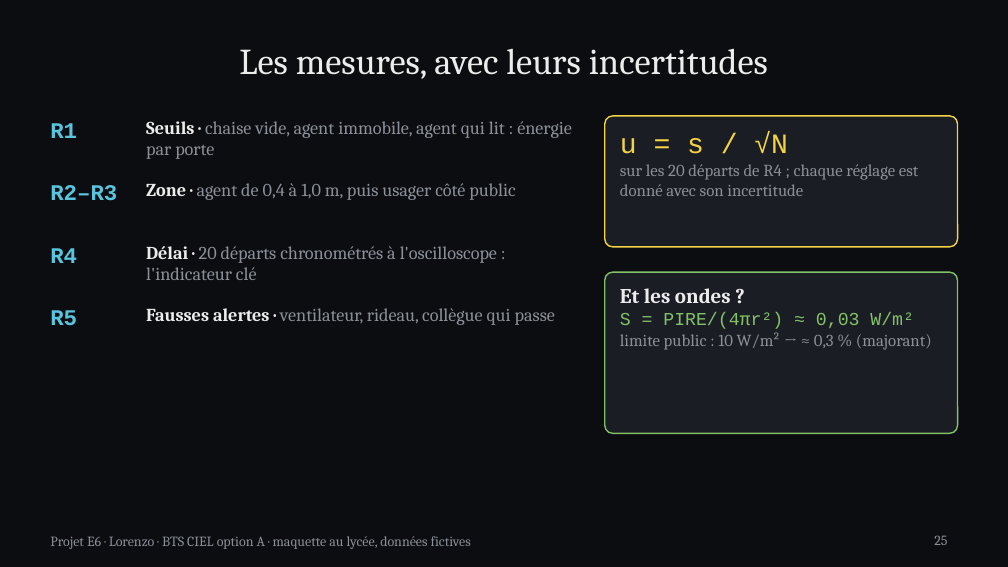
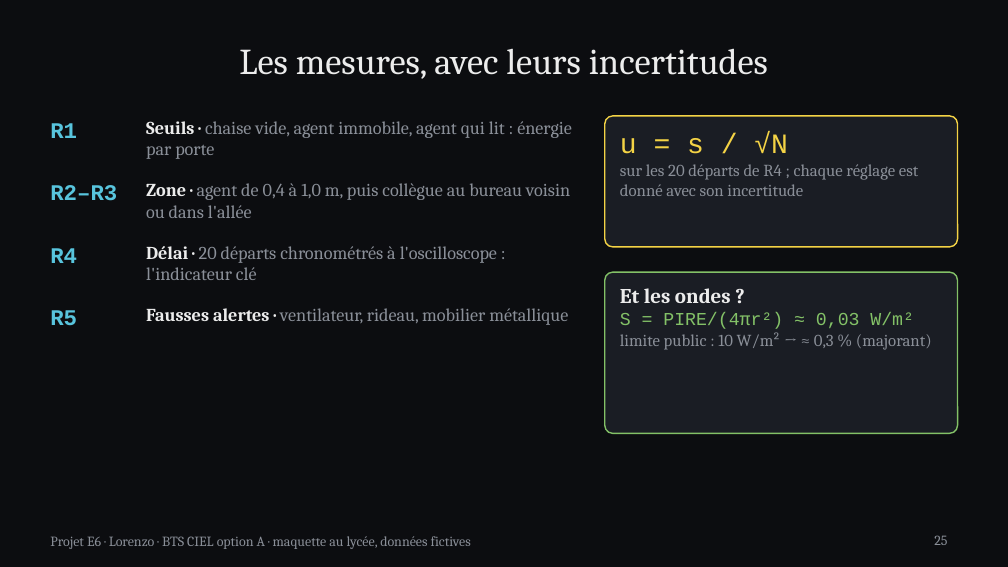
Before and after one commit to bachir151/projet-E6, a slide deck: slide 25 of Projet apprenti 3/livrables/powerpoint-3b1b/Projet_E6_Lorenzo_3b1b.pptx. Drawn at 1008x567 pixels with LibreOffice and Linux fonts; fonts in the diff are those of the drawing. Boxes give left, top, right and bottom in pixels: in the first picture for what was removed or moved away, otherwise in the second. Text is boxed around its words. In the diff, an @@ line names an element or a change of style, - is before the commit and + after.

```diff
--- a/Projet apprenti 3/livrables/powerpoint-3b1b/Projet_E6_Lorenzo_3b1b.pptx
+++ b/Projet apprenti 3/livrables/powerpoint-3b1b/Projet_E6_Lorenzo_3b1b.pptx
@@ text at [146, 183, 570, 218]: text changed @@
-Zone · agent de 0,4 à 1,0 m, puis usager côté public
+Zone · agent de 0,4 à 1,0 m, puis collègue au bureau voisin ou dans l'allée
@@ text at [146, 308, 568, 325]: text changed @@
-Fausses alertes · ventilateur, rideau, collègue qui passe
+Fausses alertes · ventilateur, rideau, mobilier métallique
```
Also in this commit, not shown: 6 other slides changed, 12 other files.
